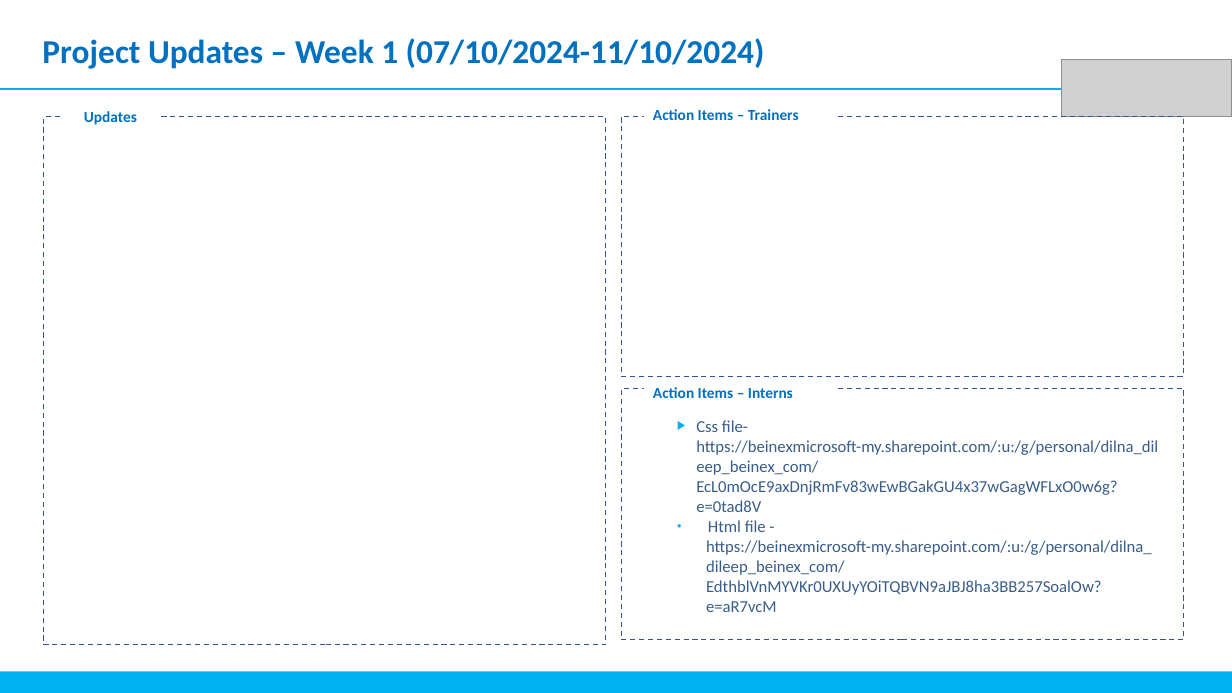
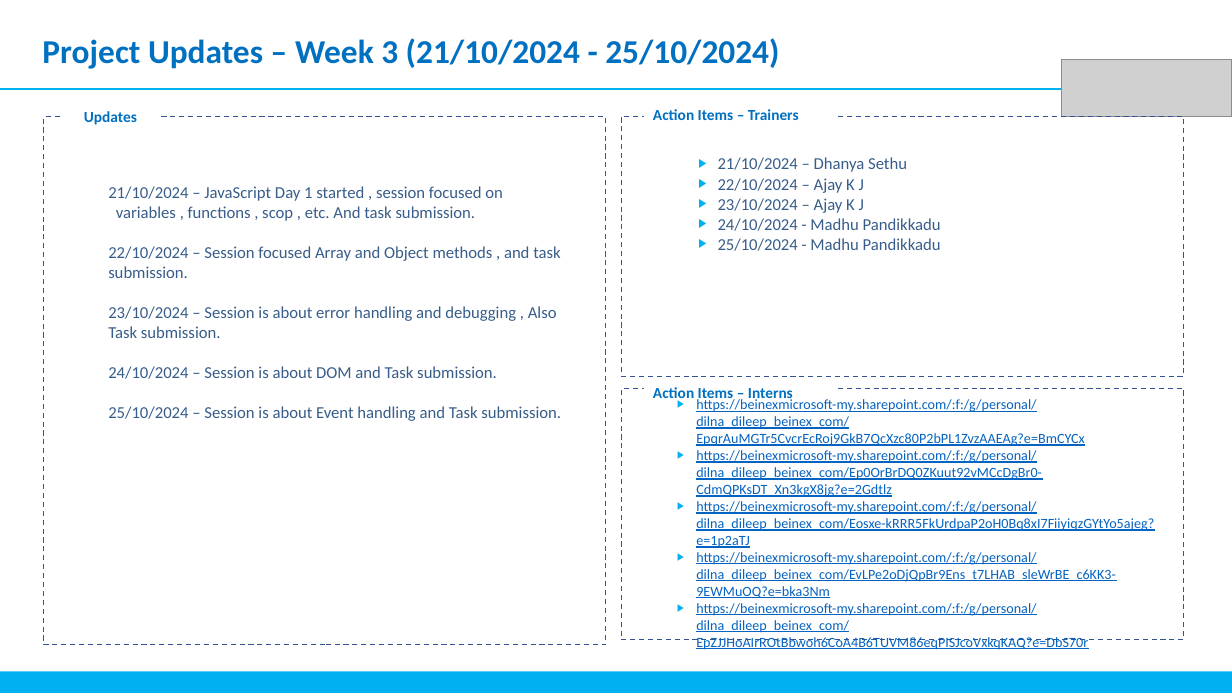
Before and after one commit to dilnadileep/FE-Internship, a slide deck: slide 2 of Weekly Status Update -Dilna Dileep.pptx (slide 5 before the commit). Drawn at 1232x693 pixels with LibreOffice and Linux fonts; fonts in the diff are those of the drawing; grey boxes stand for pictures. Boxes give left, top, right and bottom in pixels: in the first picture for what was removed or moved away, otherwise in the second. Text is boxed around its words. In the diff, an @@ line names an element or a change of style, - is before the commit and + after.

```diff
--- a/Weekly Status Update -Dilna Dileep.pptx
+++ b/Weekly Status Update -Dilna Dileep.pptx
@@ text at [42,38,779,69]: text changed @@
-Project Updates – Week 1 (07/10/2024-11/10/2024)
+Project Updates – Week 3 (21/10/2024 - 25/10/2024)
@@ text added at [718,157,941,251], 13 pt, text #385D8A @@
+    ▶ 21/10/2024 – Dhanya Sethu
+    ▶ 22/10/2024 – Ajay K J
+    ▶ 23/10/2024 – Ajay K J
+    ▶ 24/10/2024 - Madhu Pandikkadu
+    ▶ 25/10/2024 - Madhu Pandikkadu
@@ text added at [108,186,561,421], 13 pt, text #385D8A @@
+    21/10/2024 – JavaScript Day 1 started , session focused on variables , functions , scop , etc. And task submission.
+    22/10/2024 – Session focused Array and Object methods , and task submission.
+    23/10/2024 – Session is about error handling and debugging , Also Task submission.
+    24/10/2024 – Session is about DOM and Task submission.
+    25/10/2024 – Session is about Event handling and Task submission.
@@ text at [696,397,1154,650]: text changed; size 13 to 11 pt; text colour #385D8A to #0563C1 @@
-    ▶ Css file- https://beinexmicrosoft-my.sharepoint.com/:u:/g/personal/dilna_dileep_beinex_com/EcL0mOcE9axDnjRmFv83wEwBGakGU4x37wGagWFLxO0w6g?e=0tad8V
-    • Html file - https://beinexmicrosoft-my.sharepoint.com/:u:/g/personal/dilna_dileep_beinex_com/EdthblVnMYVKr0UXUyYOiTQBVN9aJBJ8ha3BB257SoalOw?e=aR7vcM
+    ▶ https://beinexmicrosoft-my.sharepoint.com/:f:/g/personal/dilna_dileep_beinex_com/EpqrAuMGTr5CvcrEcRoj9GkB7QcXzc80P2bPL1ZvzAAEAg?e=BmCYCx
+    ▶ https://beinexmicrosoft-my.sharepoint.com/:f:/g/personal/dilna_dileep_beinex_com/Ep0OrBrDQ0ZKuut92vMCcDgBr0-CdmQPKsDT_Xn3kgX8jg?e=2Gdtlz
+    ▶ https://beinexmicrosoft-my.sharepoint.com/:f:/g/personal/dilna_dileep_beinex_com/Eosxe-kRRR5FkUrdpaP2oH0Bq8xI7FiiyiqzGYtYo5ajeg?e=1p2aTJ
+    ▶ https://beinexmicrosoft-my.sharepoint.com/:f:/g/personal/dilna_dileep_beinex_com/EvLPe2oDjQpBr9Ens_t7LHAB_sleWrBE_c6KK3-9EWMuOQ?e=bka3Nm
+    ▶ https://beinexmicrosoft-my.sharepoint.com/:f:/g/personal/dilna_dileep_beinex_com/EpZJJHoAIrROtBbwoh6CoA4B6TUVM86eqPISJcoVxkqKAQ?e=DbS70r
```
Also in this commit, not shown: 2 other slides changed, 14 other files.
